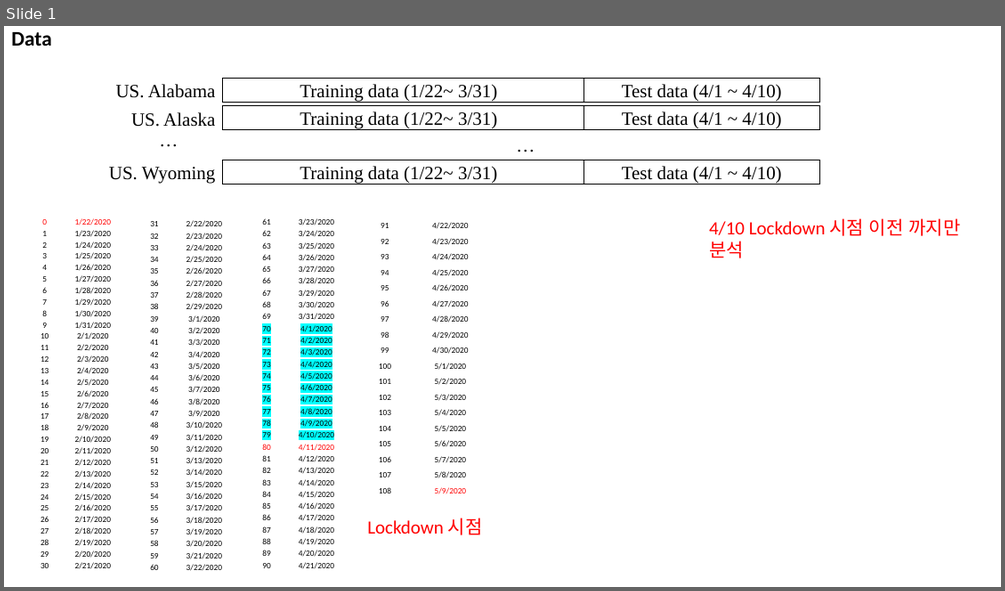
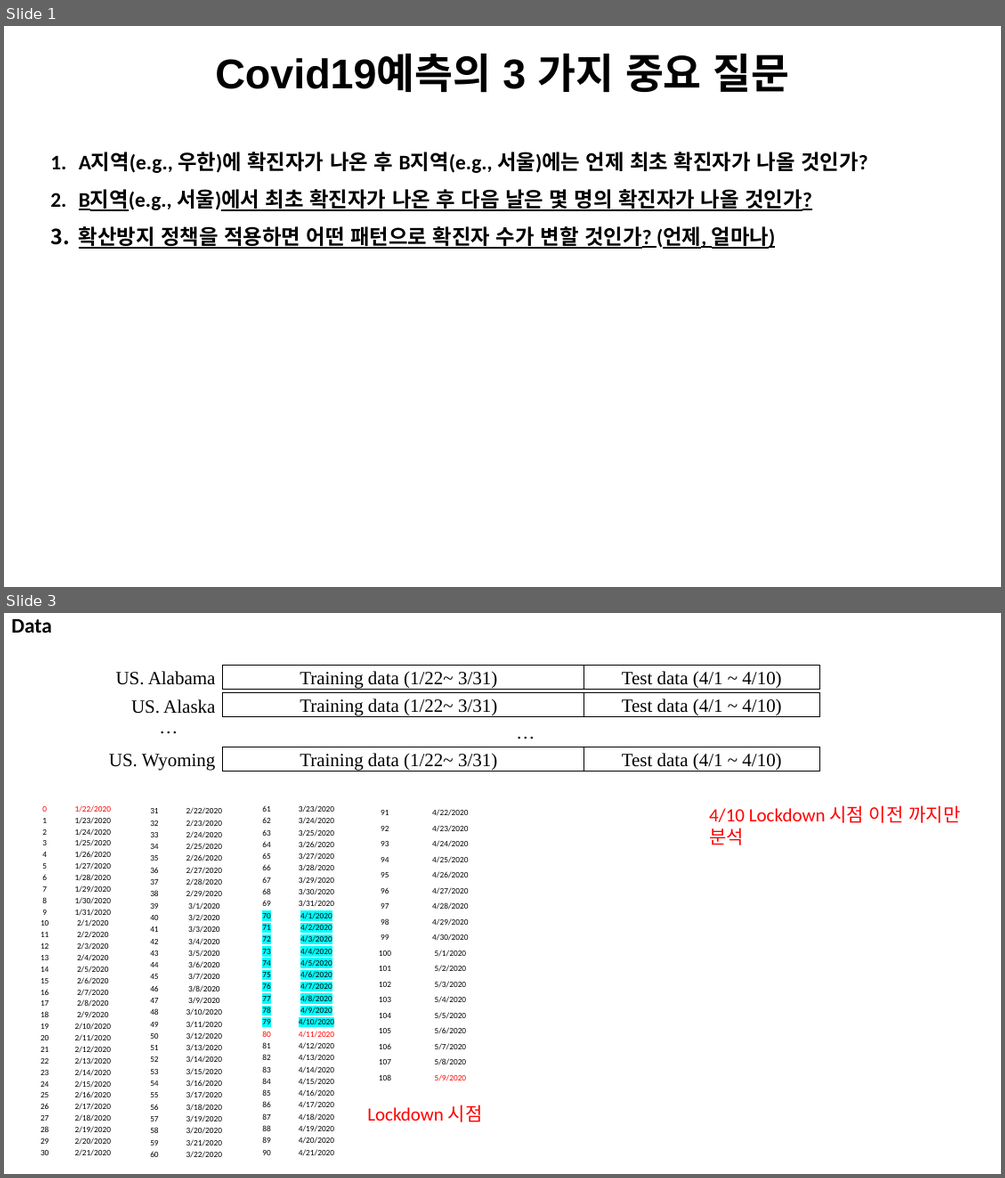
Before and after one commit to pcyoung75/GlobalForecasting, a slide deck: doc/Paper Images.pptx. Shown one above the other, each under a label of ours: slide 1 before the commit, slides 1 and 3 after it; the slides between them are not shown. The pictures are 1005x591 and 1005x1178 pixels, drawn with LibreOffice and Linux fonts; fonts in the diff are those of the drawing. Boxes give left, top, right and bottom in pixels: in the first picture for what was removed or moved away, otherwise in the second. Text is boxed around its words. In the diff, an @@ line names an element or a change of style, - is before the commit and + after.

```diff
--- a/doc/Paper Images.pptx
+++ b/doc/Paper Images.pptx
@@ slide 1 added at bbox=[4, 26, 1001, 587], background #FFFFFF @@
@@ title added at bbox=[215, 54, 790, 93], 40 pt, text #000000, bold @@
+Covid19예측의 3 가지 중요 질문
@@ text added at bbox=[79, 151, 868, 248], 20 pt, text #000000, bold, underline @@
+1. A지역(e.g., 우한)에 확진자가 나온 후 B지역(e.g., 서울)에는 언제 최초 확진자가 나올 것인가?
+2. B지역(e.g., 서울)에서 최초 확진자가 나온 후 다음 날은 몇 명의 확진자가 나올 것인가?
+3. 확산방지 정책을 적용하면 어떤 패턴으로 확진자 수가 변할 것인가? (언제, 얼마나)
@@ what was slide 1 is now slide 3 @@
```
Also in this commit, not shown: 2 slides changed, 60 other slides added, 55 slides removed, 8 other files.
